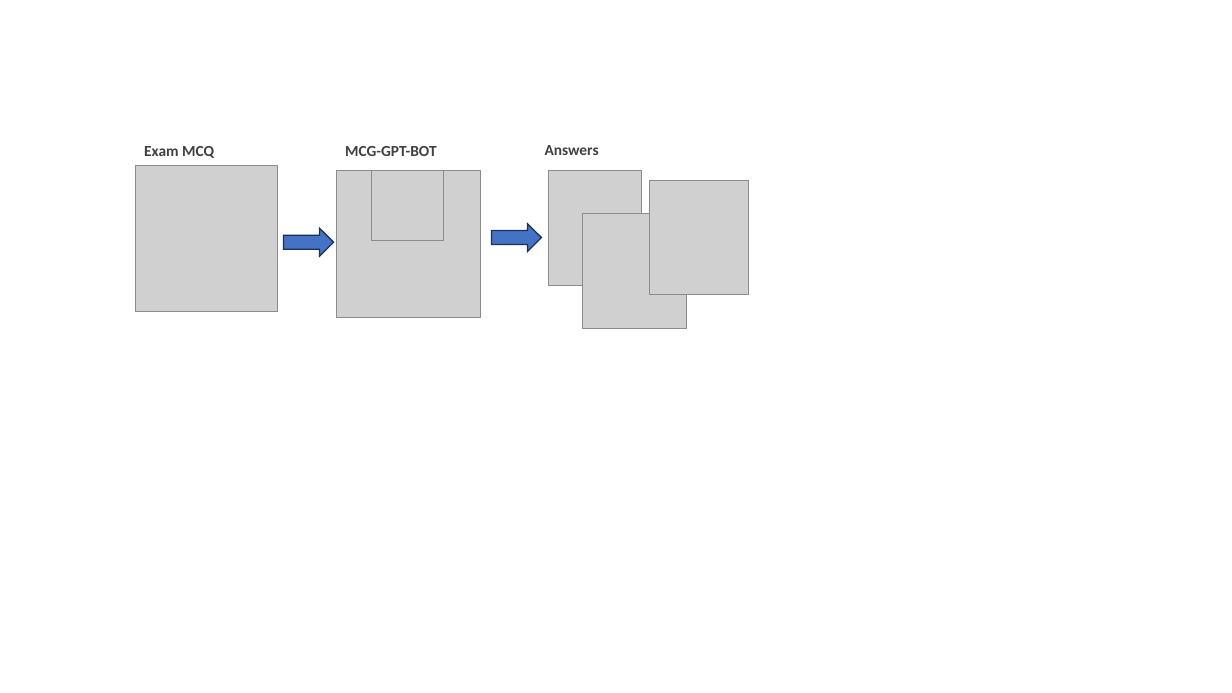
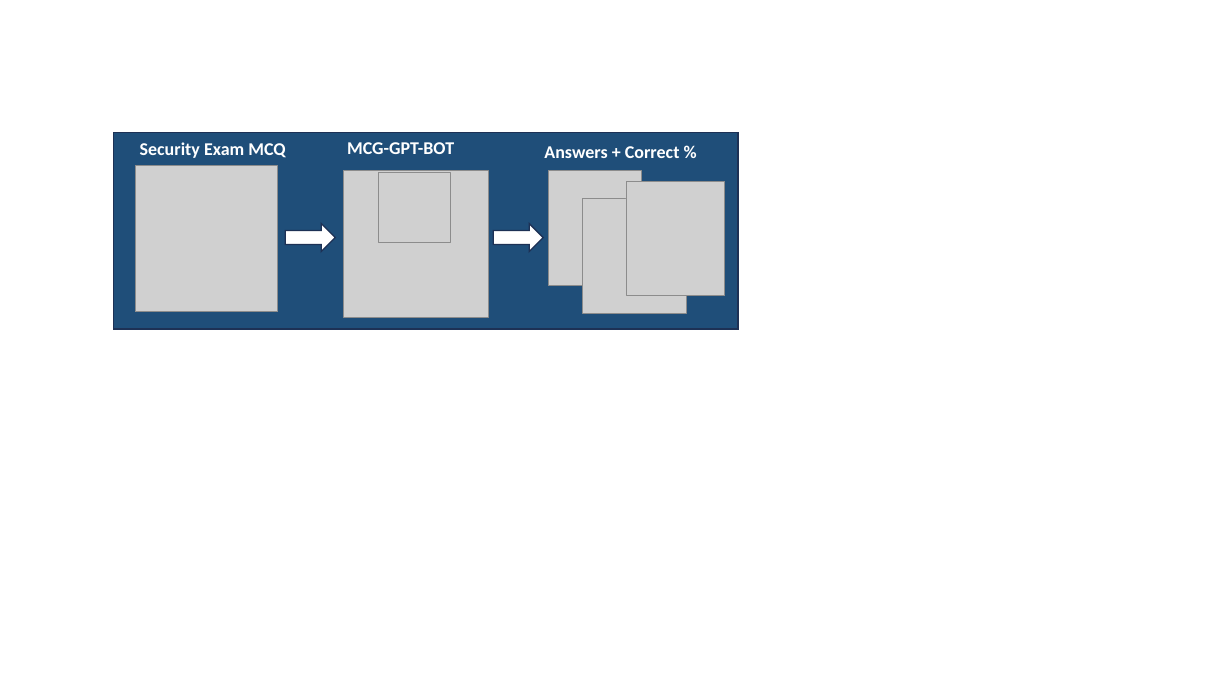
Before and after one commit to LiuYuancheng/MCQ-GPT-Bot, a slide deck: slide 2 of doc/designDoc.pptx. Drawn at 1232x693 pixels with LibreOffice and Linux fonts; fonts in the diff are those of the drawing; grey boxes stand for pictures. Boxes give left, top, right and bottom in pixels: in the first picture for what was removed or moved away, otherwise in the second. Text is boxed around its words. In the diff, an @@ line names an element or a change of style, - is before the commit and + after.

```diff
--- a/doc/designDoc.pptx
+++ b/doc/designDoc.pptx
@@ rectangle added at (114,132,738,329), fill #1F4E79, outline #1E3256 1 pt @@
@@ text at (140,142,285,158): text changed; size 12 to 14 pt; text colour #404040 to #FFFFFF @@
-Exam MCQ
+Security Exam MCQ
@@ text "MCG-GPT-BOT" at (347,142,454,154): size 12 to 14 pt, text colour #404040 to #FFFFFF @@
@@ text at (544,146,680,158): text changed; size 12 to 14 pt; text colour #404040 to #FFFFFF @@
-Answers
+Answers + Correct %
@@ picture: place and size @@
-picture at (336,171,482,317)
+picture at (344,171,489,317)
@@ picture: place and size @@
-picture at (372,171,443,240)
+picture at (379,173,450,242)
@@ picture: place and size @@
-picture at (583,213,687,328)
+picture at (583,199,687,313)
@@ picture: place and size @@
-picture at (650,180,749,295)
+picture at (627,181,726,296)
@@ right arrow at (286,224,335,251): fill #4472C4 to #FFFFFF @@
@@ right arrow: place and size @@
-right arrow at (284,228,334,256)
+right arrow at (286,224,335,251)
@@ right arrow at (494,224,543,251): fill #4472C4 to #FFFFFF @@
```
Also in this commit, not shown: 5 other files.
